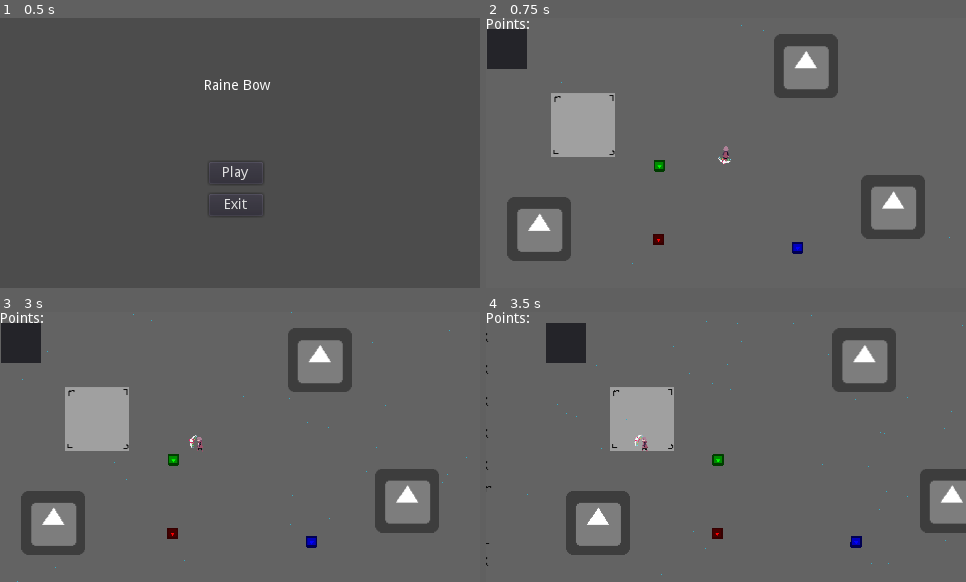
Above: before the commit, frames 1-4 (two rows, left to right).
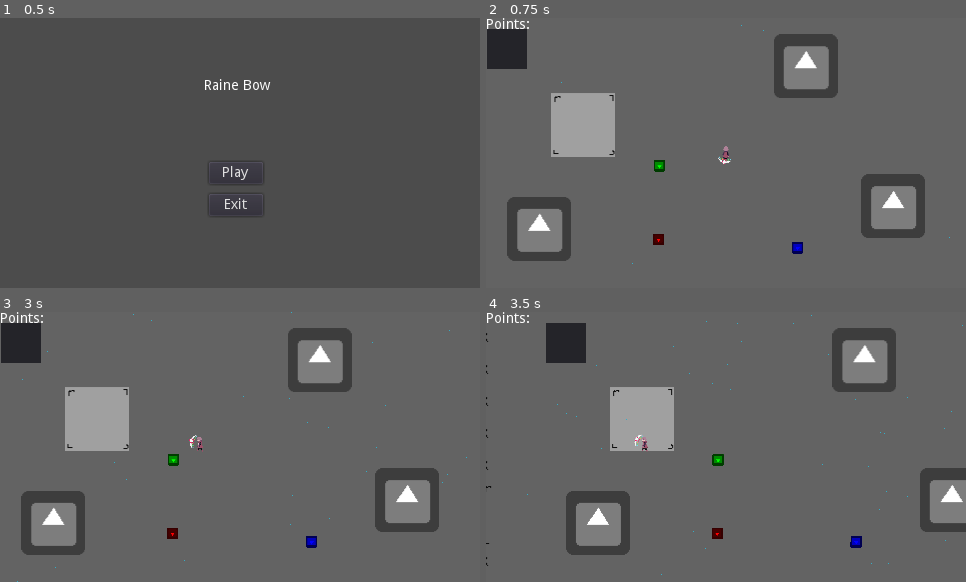
Above: after the commit, the same moments.

Repository: Struckdown/AGJ2020
Game: Godot game, scene res://Scenes/MainMenu.tscn
The game is run twice, just before and just after one commit, with the same random seed, the same clock (stepped at 60 frames per second) and the same inputs. This scene is started directly instead of the project's main scene. The engine's default icon, where the game draws it, is replaced by a stand-in: a white triangle on a blue panel in a dark square. Sound files missing from this copy of the repository are replaced by a short silence.
Inputs (mouse positions are in pixels of both pictures, inside the frame that each line leads up to):
- Up to frame 1 (0.5 s): no input
- Up to frame 2 (0.75 s): click "Play" at 0.5 s
- Up to frame 3 (3 s): tap Enter at 1.25, 2.75 s; move the mouse to (216, 501) at 1.27 s; press the mouse at (216, 501) at 1.28 s; hold W (up) 1.28-2.78 s; tap Space at 2 s; move the mouse to (384, 487) at 2.02 s; release the mouse at (384, 487) at 2.03 s; click (384, 487) at 2.1 s; move the mouse to (96, 406) at 2.77 s; press the mouse at (96, 406) at 2.78 s; hold A (left) from 2.78 s (still down)
- Up to frame 4 (3.5 s): keep holding A (left)

Frame 1 is identical in both runs. In frame 2, 0.2% of the frame differs, in the area x 79-91%, y 57-82%; in frame 3, 0.2%; in frame 4, 0.2%.

Commit message:
Color pickups change bullet

Diff:
--- a/src/Scenes/World.tscn
+++ b/src/Scenes/World.tscn
@@ -76,12 +76,15 @@
 
 [node name="ColorableObject3" parent="." instance=ExtResource( 3 )]
 position = Vector2( 318.272, 37.2175 )
+acceptableColor = "GREEN"
 
 [node name="ColorableObject2" parent="." instance=ExtResource( 3 )]
-position = Vector2( 405.677, 177.596 )
+position = Vector2( 405.677, 177.096 )
+acceptableColor = "BLUE"
 
 [node name="ColorableObject" parent="." instance=ExtResource( 3 )]
 position = Vector2( 51.8168, 199.845 )
+acceptableColor = "RED"
 
 [node name="UI" parent="." instance=ExtResource( 2 )]
 
--- a/src/Scripts/Character.gd
+++ b/src/Scripts/Character.gd
@@ -90,11 +90,6 @@
 	$"Rain Bow".offset = Vector2(bowLength, 0)
 
 
-func updateColor(color):
-	match color:
-		"RED":
-			colorEquipped = colorRed
-		"GREEN":
-			colorEquipped = colorGreen
-		"BLUE":
-			colorEquipped = colorBlue
+func updateColor(newColor):
+	colorEquipped = newColor
+	weaponColors = newColor
--- a/src/Scripts/ColorProjectile.gd
+++ b/src/Scripts/ColorProjectile.gd
@@ -3,12 +3,10 @@
 var speed = 1250
 var currentSpeed = 750
 var speedDecay = 15
-#var chargePercentage
 var color
 
 func _ready():
-	color = Color(randf(), randf(), randf())
-	#currentSpeed = chargePercentage*speed
+	pass
 
 func _physics_process(delta):
 	position += transform.x * currentSpeed * delta
--- a/src/Scripts/ColorableObject.gd
+++ b/src/Scripts/ColorableObject.gd
@@ -1,10 +1,11 @@
 extends Node2D
 
+export(String, "RED", "GREEN", "BLUE") var acceptableColor
 var colorFraction = 0
 var levelManager
-var acceptableColor
 signal colored
 var signalEmitted = false
+var timesHit = 0
 
 
 # Called when the node enters the scene tree for the first time.
@@ -24,7 +25,7 @@
 
 
 func increaseColor(color):
-	if (color == acceptableColor) or true:	# TODO Remove true, set acceptable color
+	if (color == acceptableColor):
 		colorFraction += 0.2
 		colorFraction = min(colorFraction, 1)
 		$Sprite.material.set_shader_param("ColorLevel", colorFraction)
@@ -40,7 +41,9 @@
 	var i = randi() % 2 + 1
 	var hitSound
 	if isCorrect:
-		hitSound = load("res://Music/SFX/hit_valid_target_" + str(i) + ".wav")
+		timesHit = min(timesHit+1, 3)
+		i = timesHit
+		hitSound = load("res://Music/SFX/hit_valid_inc_" + str(i) + ".wav")
 	else:
 		hitSound = load("res://Music/SFX/hit_invalid_target_" + str(i) + ".wav")
 	$AudioStreamPlayer2D.stream = hitSound
--- a/src/Scripts/MainMenu.gd
+++ b/src/Scripts/MainMenu.gd
@@ -1,9 +1,5 @@
 extends Control
 
-
-# Declare member variables here. Examples:
-# var a = 2
-# var b = "text"
 
 
 # Called when the node enters the scene tree for the first time.
